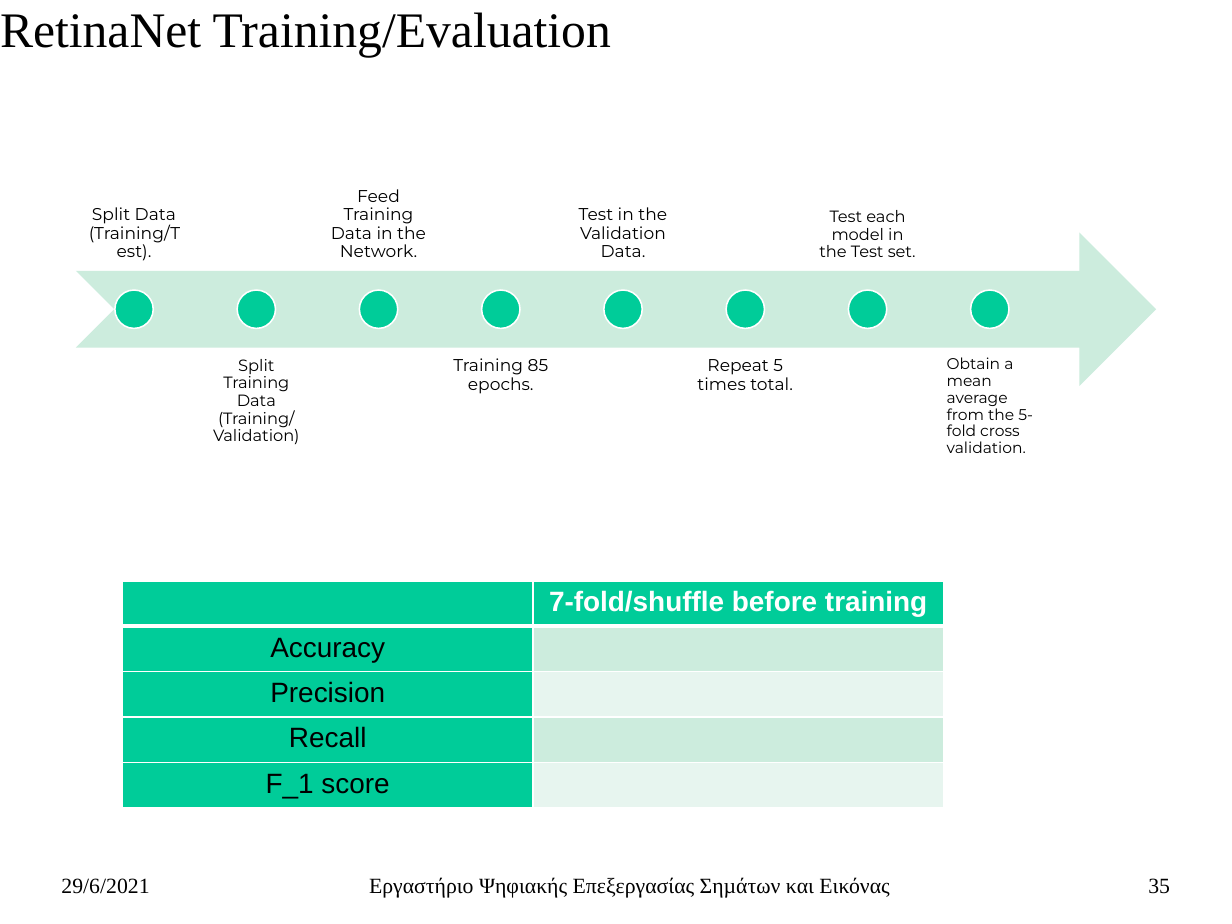
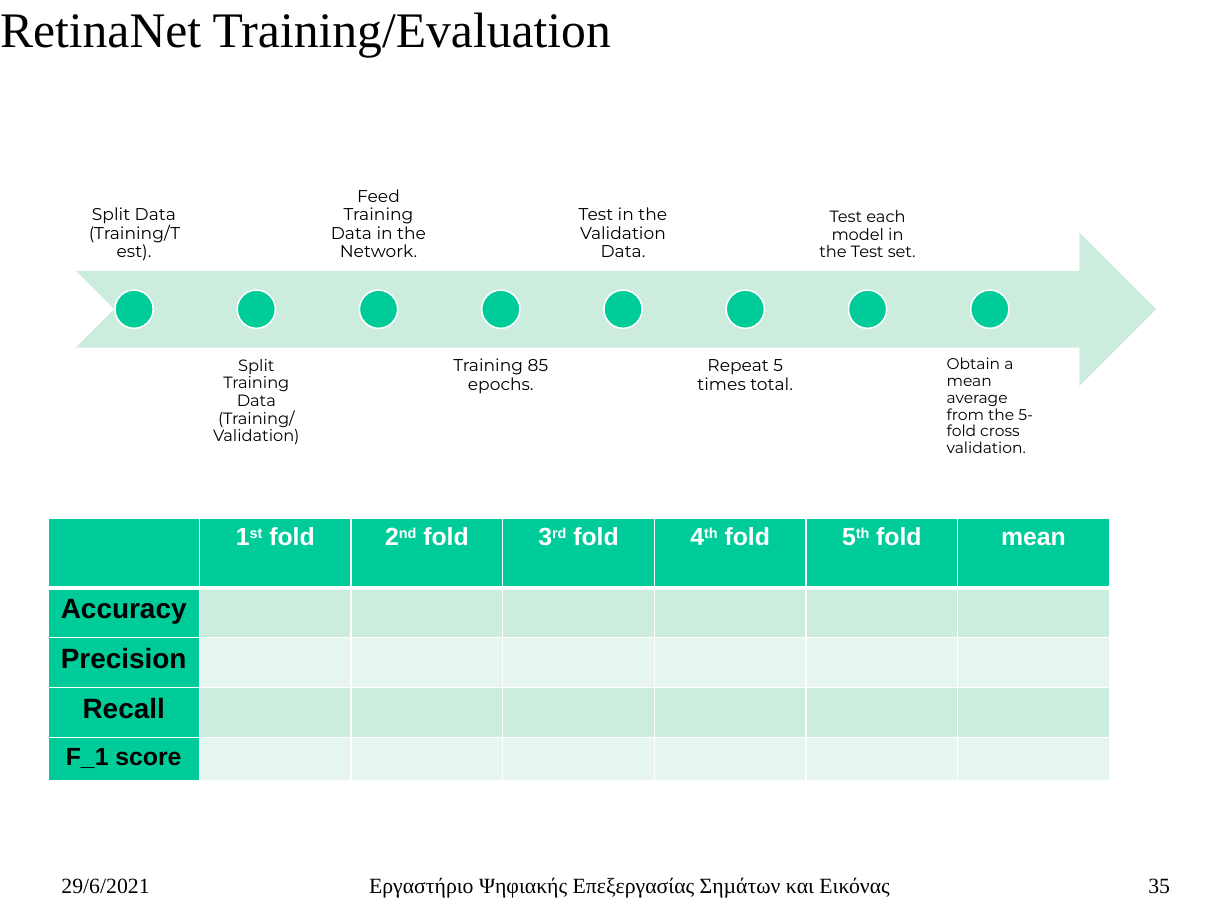
Before and after one commit to ChristosTrimas/ai-detection-systems, a slide deck: slide 35 of thesis/thesis_so_far_presentation_v_0_3.pptx. Drawn at 1232x924 pixels with LibreOffice and Linux fonts; fonts in the diff are those of the drawing. Boxes give left, top, right and bottom in pixels: in the first picture for what was removed or moved away, otherwise in the second. Text is boxed around its words. In the diff, an @@ line names an element or a change of style, - is before the commit and + after.

```diff
--- a/thesis/thesis_so_far_presentation_v_0_3.pptx
+++ b/thesis/thesis_so_far_presentation_v_0_3.pptx
@@ table at bbox=[48, 518, 1112, 786] @@
-column 2: 7-fold/shuffle before training |  |  |  | 
+column 2: 1st fold |  |  |  | 
+column 3: 2nd fold |  |  |  | 
+column 4: 3rd fold |  |  |  | 
+column 5: 4th fold |  |  |  | 
+column 6: 5th fold |  |  |  | 
+column 7: mean |  |  |  | 
@@ table: place and size @@
-table at bbox=[123, 581, 944, 808]
+table at bbox=[48, 518, 1112, 786]
```
Also in this commit, not shown: 2 other slides changed.
